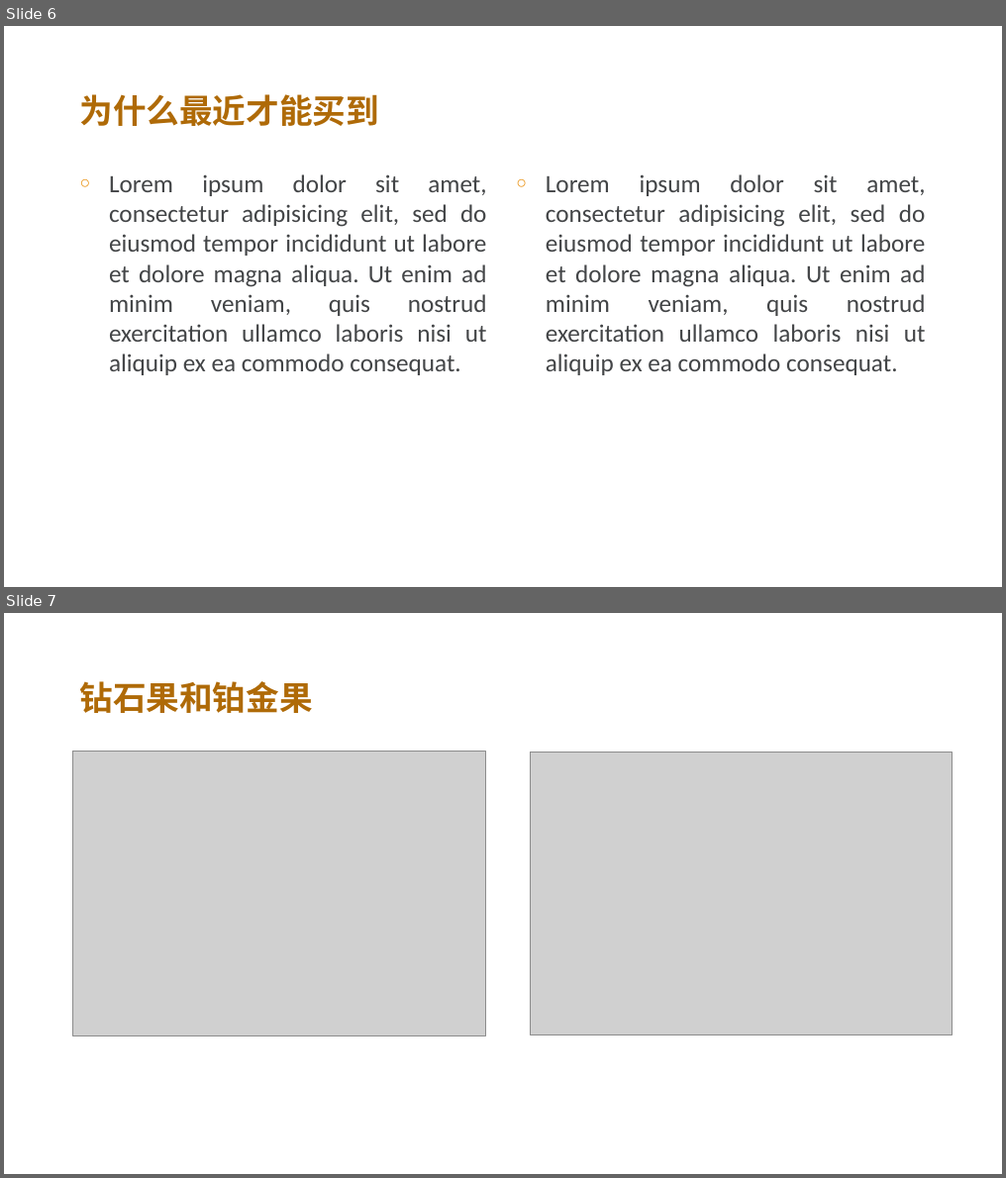
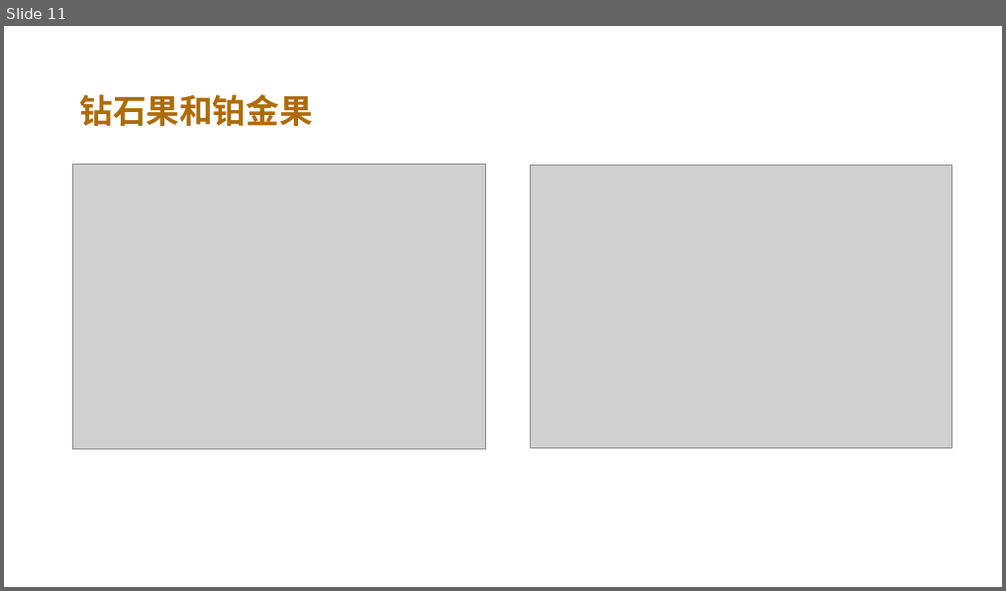
Before and after one commit to FredJiangFei/freetalk, a slide deck: 17.5/橙子.pptx. Shown one above the other, each under a label of ours: slides 6 and 7 before the commit, slide 11 after it. The pictures are 1006x1178 and 1006x591 pixels, drawn with LibreOffice and Linux fonts; fonts in the diff are those of the drawing; grey boxes stand for pictures; background and template pictures are left out. Boxes give left, top, right and bottom in pixels: in the first picture for what was removed or moved away, otherwise in the second. Text is boxed around its words. In the diff, an @@ line names an element or a change of style, - is before the commit and + after.

```diff
--- a/17.5/橙子.pptx
+++ b/17.5/橙子.pptx
@@ slide 6 removed at (x1=4, y1=26, x2=1002, y2=587), background picture (left out); not listed: 1 template element that a slide beside it also shows @@
@@ text removed at (x1=79, y1=94, x2=378, y2=126) @@
-为什么最近才能买到
@@ text removed at (x1=109, y1=174, x2=487, y2=375) @@
-○ Lorem ipsum dolor sit amet, consectetur adipisicing elit, sed do eiusmod tempor incididunt ut labore et dolore magna aliqua. Ut enim ad minim veniam, quis nostrud exercitation ullamco laboris nisi ut aliquip ex ea commodo consequat.
@@ text removed at (x1=546, y1=174, x2=926, y2=375) @@
-○ Lorem ipsum dolor sit amet, consectetur adipisicing elit, sed do eiusmod tempor incididunt ut labore et dolore magna aliqua. Ut enim ad minim veniam, quis nostrud exercitation ullamco laboris nisi ut aliquip ex ea commodo consequat.
@@ what was slide 7 is now slide 11 @@
```
Also in this commit, not shown: 4 slides changed, 9 slides added, 20 other slides removed, 1 other file.
